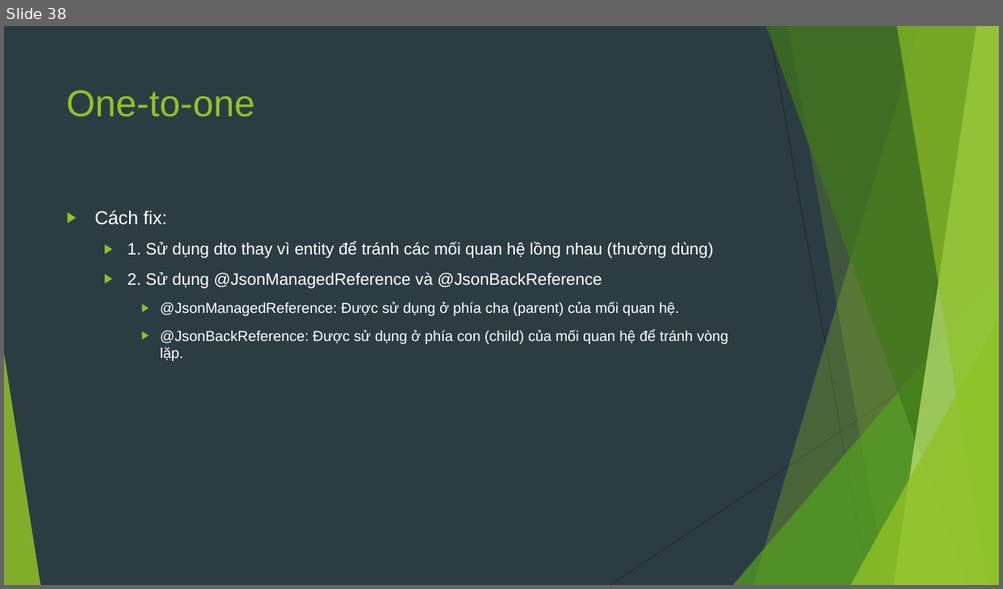
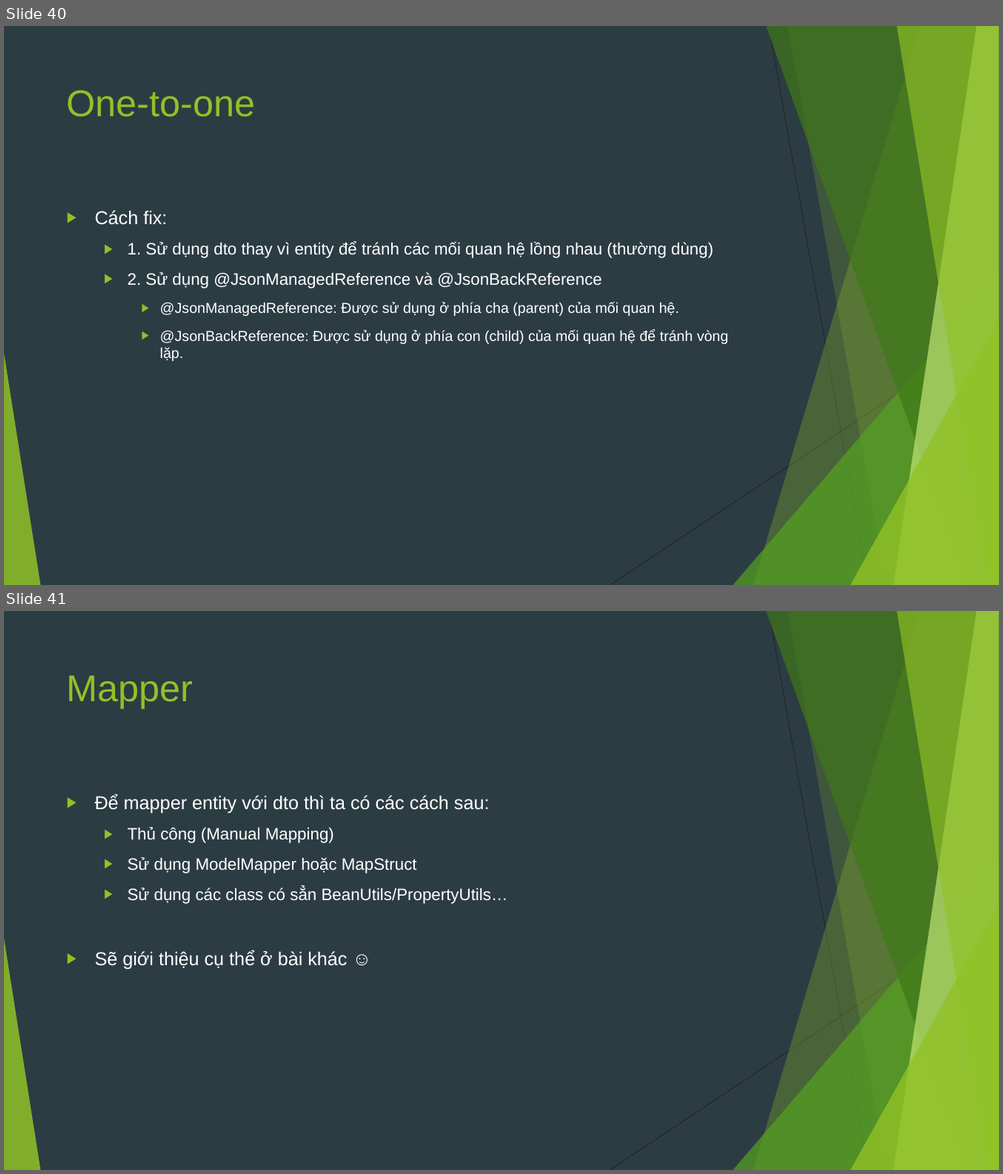
Before and after one commit to sobbingwind/SpringBoot, a slide deck: 07.Spring Data JPA.pptx. Shown one above the other, each under a label of ours: slide 38 before the commit, slides 40 and 41 after it. The pictures are 1003x589 and 1003x1174 pixels, drawn with LibreOffice and Linux fonts; fonts in the diff are those of the drawing. Boxes give left, top, right and bottom in pixels: in the first picture for what was removed or moved away, otherwise in the second. Text is boxed around its words. In the diff, an @@ line names an element or a change of style, - is before the commit and + after.

```diff
--- a/07.Spring Data JPA.pptx
+++ b/07.Spring Data JPA.pptx
@@ slide 41 added at box(4, 611, 999, 1170), background #2C3C43; not listed: 10 template elements that a slide beside it also shows @@
@@ title added at box(67, 675, 193, 709), 36 pt, text #90C226 @@
+Mapper
@@ text added at box(95, 795, 508, 970), 16 pt, text #FFFFFF @@
+▶ Để mapper entity với dto thì ta có các cách sau:
+  ▶ Thủ công (Manual Mapping)
+  ▶ Sử dụng ModelMapper hoặc MapStruct
+  ▶ Sử dụng các class có sẳn BeanUtils/PropertyUtils…
+▶ Sẽ giới thiệu cụ thể ở bài khác ☺
@@ what was slide 38 is now slide 40 @@
```
Also in this commit, not shown: 4 slides changed, 6 other slides added.
